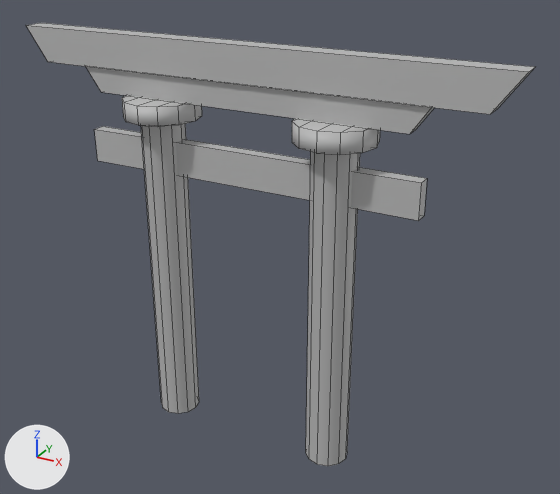
What one commit did to the FBX model Kool Kabuki Mask II/Assets/-Kool Kabuki Mask II-/Meshs/Torii_Gate.fbx.
Camera for both pictures: a camera (50 mm lens) standing at (7.94, -32.39, 11.29) and looking at (0.59, -19.04, 4.62). The axes (+X, +Y, +Z) are drawn at lower left. The lights are the same throughout. Mesh edges are drawn as thin lines. Where no turn or scale is listed for an object, it has been applied to the vertices.

The older version as bpy lines, for what is in view:
```python
me_mesh = bpy.data.meshes.new('Mesh')
me_mesh.from_pydata(...)  # 130 vertices, 114 faces; spans x -5.43..5.43, y -0.83..0.83, z 0.0..8.89
# faces by material slot: [96, 18]
me_mesh.materials.append(mat_huse_initialshadinggroup1)  # grey #bcbcbc
me_mesh.materials.append(mat_lambert1)  # grey #bcbcbc
ob_polysurface56 = bpy.data.objects.new('polySurface56', me_mesh)
ob_polysurface56.location = (0.0, -19.45, 0.01)
```
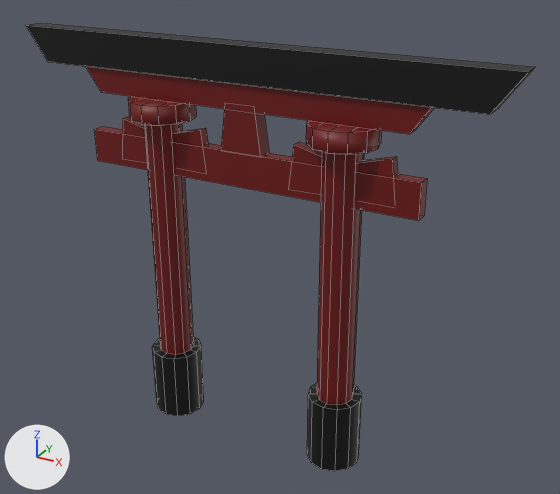
Where the change shows, as pixel boxes (x1, y1, x2, y2) in the pictures (560 x 494 px; the box of a moved part takes in the faces that stretch with it):
'polySurface56', reshaped, moved: before (26, 23, 535, 466); after (26, 23, 535, 471)
part 1 of me_mesh, moved or reshaped: (95, 126, 427, 221) in both
part 2 of me_mesh, moved or reshaped: (86, 66, 434, 134) in both
part 3 of me_mesh, moved or reshaped: (26, 23, 535, 114) in both
part 4 of me_mesh, added: after (128, 96, 204, 416)
part 5 of me_mesh, added: after (306, 120, 382, 471)
part 6 of me_mesh, cut back: before (122, 95, 380, 466); after (123, 109, 398, 177)

What changed in the scene script:
```text
Add img_gate_jpg:
    img_gate_jpg = load_image('Gate.jpg', '../Textures/Gate.jpg', 2048, 2048, 'sRGB')
Add mat_gate_temple:
    mat_gate_temple = principled_material('Gate_Temple')
    mat_gate_temple.texture = img_gate_jpg
Change me_mesh:
    used by ob_polysurface56; location = (0.0, -19.45, 0.01)
    remove me_mesh.from_pydata(...)  # 130 vertices, 114 faces; spans x -5.43..5.43, y -0.83..0.83, z 0.0..8.89
    remove me_mesh.materials.append(mat_huse_initialshadinggroup1)  # grey #bcbcbc
    remove me_mesh.materials.append(mat_lambert1)  # grey #bcbcbc
    add me_mesh.from_pydata(...)  # 242 vertices, 216 faces; spans x -5.43..5.43, y -0.7..0.7, z -4.44..4.44
    me_mesh part 1: the loose piece of 8 vertices spanning x -3.8..3.8, y -0.16..0.12, z 6.02..6.75 is moved by (0.0, 0.0, -4.45), in mat_gate_temple (picture img_gate_jpg)
    me_mesh part 2: the loose piece of 8 vertices spanning x -3.89..3.89, y -0.16..0.17, z 7.6..8.14 is moved by (0.0, 0.0, -4.45), in mat_gate_temple (picture img_gate_jpg)
    me_mesh part 3: the loose piece of 8 vertices spanning x -5.43..5.43, y -0.23..0.23, z 8.14..8.89 is moved by (0.0, 0.0, -4.45), in mat_gate_temple (picture img_gate_jpg)
    me_mesh part 4: a new loose piece of 89 vertices spanning x -2.71..-1.31, y -0.7..0.7, z -4.44..3.15, in mat_gate_temple (picture img_gate_jpg)
    me_mesh part 5: a new loose piece of 89 vertices spanning x 1.47..2.87, y -0.7..0.7, z -4.44..3.15, in mat_gate_temple (picture img_gate_jpg)
    me_mesh part 6
    106 vertices are removed from x -2.84..2.84, y -0.83..0.83, z 0.0..7.61
    96 faces are deleted
    24 vertices are added at x -3.11..3.31, y -0.16..0.18, z 1.71..3.28
    16 new vertices lie (0.0, 0.22, 0.0) away from vertices in x -3.11..3.31, y -0.13, z 1.71..2.63
    30 new faces join them
    add me_mesh.materials.append(mat_gate_temple)  # picture img_gate_jpg
Change ob_polysurface56:
    ob_polysurface56.location: (0.0, -19.45, 0.01) -> (0.0, -19.45, 4.47)
```
